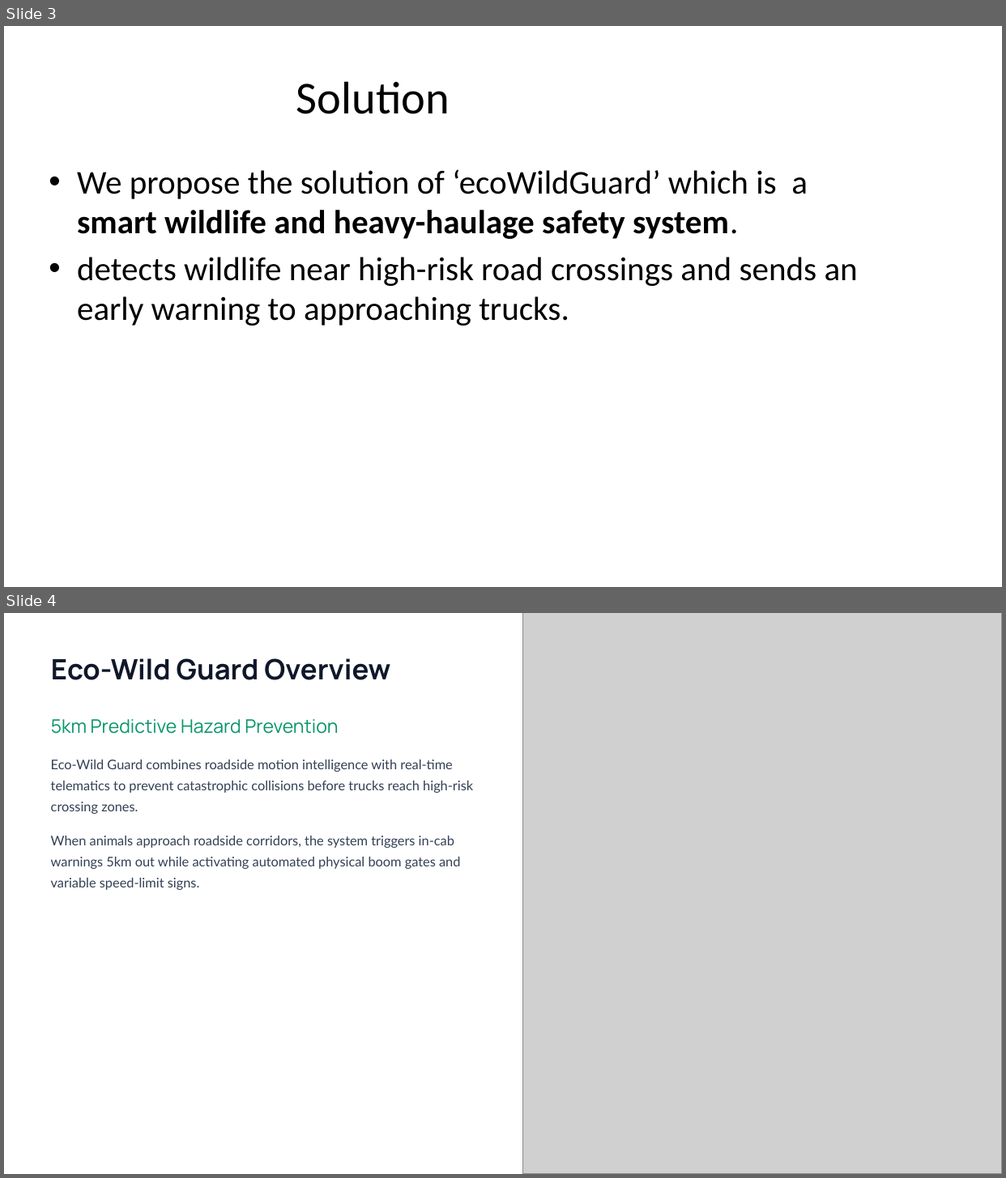
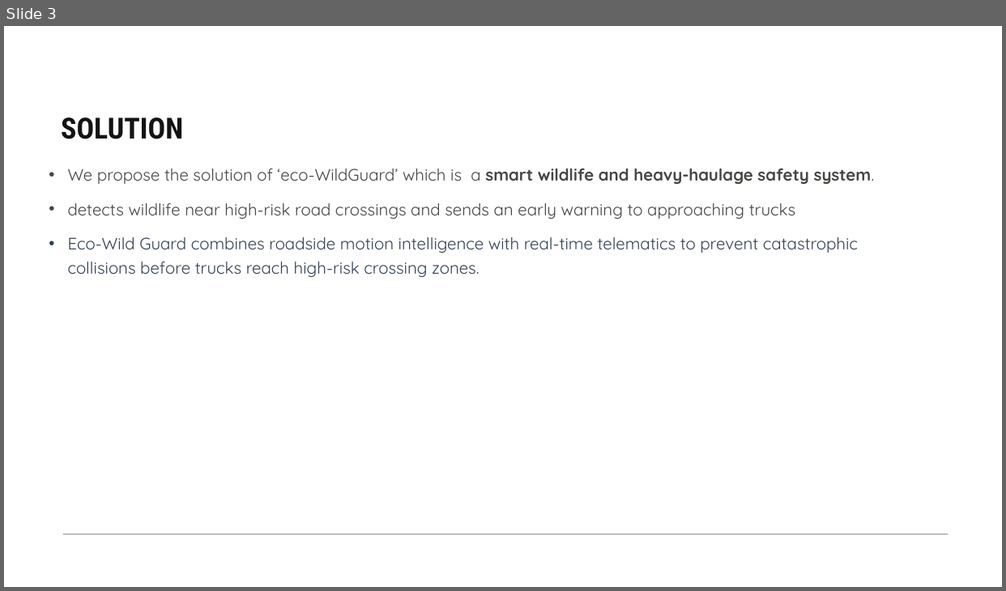
Before and after one commit to XCreators-Hack/mctseta-submission, a slide deck: Eco-Wild Guard Presentation.pptx. Shown one above the other, each under a label of ours: slides 3 and 4 before the commit, slide 3 after it. The pictures are 1006x1178 and 1006x591 pixels, drawn with LibreOffice and Linux fonts; fonts in the diff are those of the drawing; grey boxes stand for pictures; background and template pictures are left out. Boxes give left, top, right and bottom in pixels: in the first picture for what was removed or moved away, otherwise in the second. Text is boxed around its words. In the diff, an @@ line names an element or a change of style, - is before the commit and + after.

```diff
--- a/Eco-Wild Guard Presentation.pptx
+++ b/Eco-Wild Guard Presentation.pptx
@@ slide 4 removed at [4,613,1002,1174], background picture (left out) @@
@@ picture removed at [522,613,1002,1174] @@
@@ text removed at [51,658,390,680] @@
-Eco-Wild Guard Overview
@@ text removed at [51,719,338,734] @@
-5km Predictive Hazard Prevention
@@ text removed at [51,760,473,814] @@
-Eco-Wild Guard combines roadside motion intelligence with real-time telematics to prevent catastrophic collisions before trucks reach high-risk crossing zones.
@@ text removed at [51,836,460,890] @@
-When animals approach roadside corridors, the system triggers in-cab warnings 5km out while activating automated physical boom gates and variable speed-limit signs.
@@ slide 3 changed as well @@
@@ title "SOLUTION" at [61,118,183,139]: vertical alignment middle to bottom @@
@@ title at [61,118,183,139]: text changed; size 44 to 28 pt; font Calibri to Roboto Condensed; text colour #000000 to #131313; bold on @@
-Solution
+SOLUTION
@@ text at [68,169,875,277]: text changed; size 32 to 16 pt; font Calibri to Quicksand; text colour #000000 to #444742 @@
-• We propose the solution of ‘ecoWildGuard’ which is a smart wildlife and heavy-haulage safety system.
-• detects wildlife near high-risk road crossings and sends an early warning to approaching trucks.
+• We propose the solution of ‘eco-WildGuard’ which is a smart wildlife and heavy-haulage safety system.
+• detects wildlife near high-risk road crossings and sends an early warning to approaching trucks
+• Eco-Wild Guard combines roadside motion intelligence with real-time telematics to prevent catastrophic collisions before trucks reach high-risk crossing zones.
@@ line added from (948, 535) to (63, 535), #444742 1 pt @@
```
Also in this commit, not shown: 7 other slides changed.
